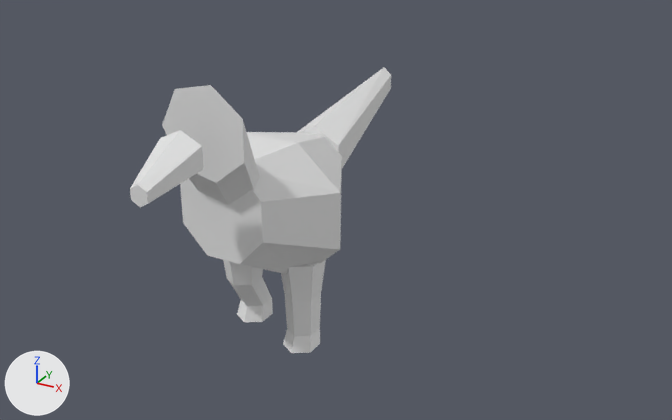
The OBJ model data/animals/joao_de_barro/walk/0.obj, before and after one commit.
Rendered twice from a 50 mm camera at (0.567, -0.868, 0.626) aimed at (0.057, 0.059, 0.162). Arrows for +X, +Y and +Z are at lower left; the lights stay in place. The picture after the commit comes second. Where no turn or scale is listed for an object, it has been applied to the vertices.

Before the edit, the objects in view are built like this:
```python
me_joao_de_barro_walk_0 = bpy.data.meshes.new('joao_de_barro_walk_0')
me_joao_de_barro_walk_0.from_pydata(...)  # 122 vertices, 220 faces; spans x -0.096..0.096, y -0.232..0.306, z 0.0..0.362
ob_joao_de_barro_walk_0 = bpy.data.objects.new('joao_de_barro_walk_0', me_joao_de_barro_walk_0)
ob_joao_de_barro_walk_0.location = (0.0, 0.0, 0.0)
```
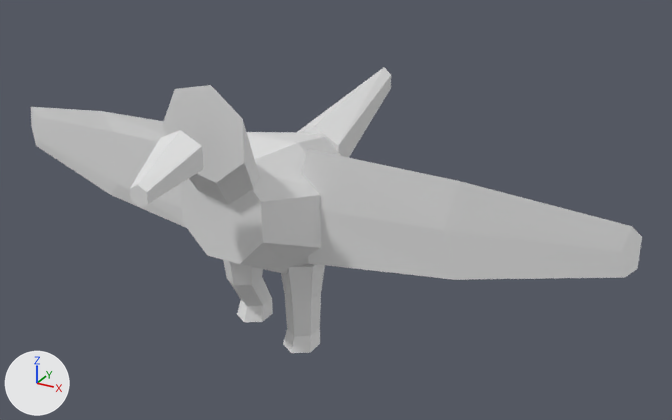
Where the change shows, as pixel boxes [x1, y1, x2, y2] in the pictures (672 x 420 px):
'joao_de_barro_walk_0', reshaped (134% wider): before [130, 67, 391, 353]; after [31, 67, 642, 353]
part 1 of me_joao_de_barro_walk_0, added: after [31, 107, 187, 228]
part 2 of me_joao_de_barro_walk_0, added: after [302, 149, 642, 280]

Edits to the bpy script that builds the scene:
```text
Change me_joao_de_barro_walk_0:
    used by ob_joao_de_barro_walk_0; location = (0.0, 0.0, 0.0)
    remove me_joao_de_barro_walk_0.from_pydata(...)  # 122 vertices, 220 faces; spans x -0.096..0.096, y -0.232..0.306, z 0.0..0.362
    add me_joao_de_barro_walk_0.from_pydata(...)  # 156 vertices, 280 faces; spans x -0.428..0.426, y -0.232..0.306, z 0.0..0.362
    me_joao_de_barro_walk_0 part 1: a new loose piece of 17 vertices spanning x -0.428..-0.057, y -0.03..0.036, z 0.13..0.272
    me_joao_de_barro_walk_0 part 2: a new loose piece of 17 vertices spanning x 0.052..0.426, y -0.031..0.036, z 0.13..0.272
```
